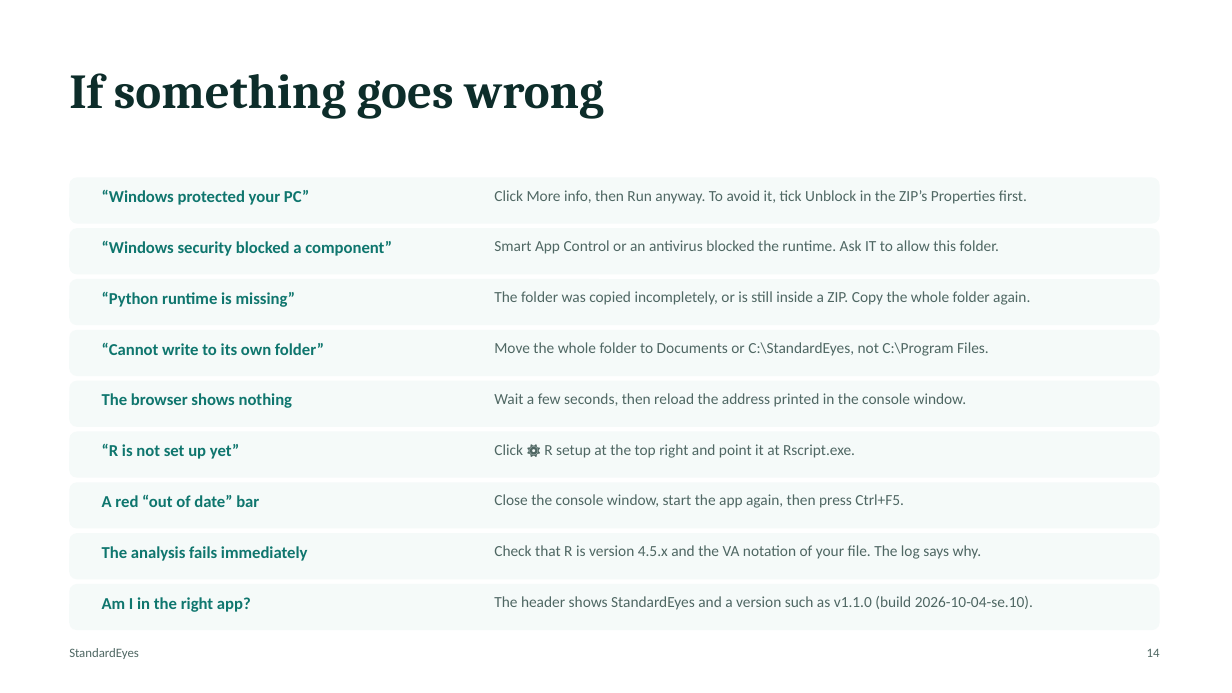
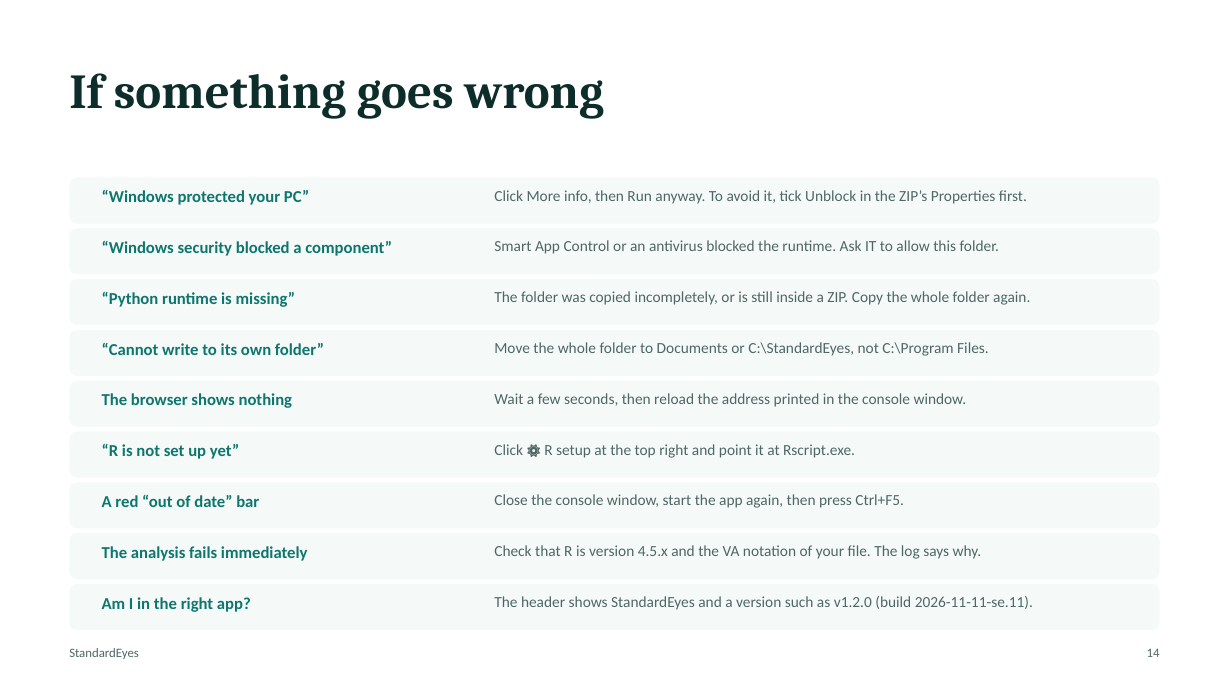
Before and after one commit to StandardEyes/standardeyes.github.io, a slide deck: slide 14 of User Manual - StandardEyes.pptx. Drawn at 1232x693 pixels with LibreOffice and Linux fonts; fonts in the diff are those of the drawing. Boxes give left, top, right and bottom in pixels: in the first picture for what was removed or moved away, otherwise in the second. Text is boxed around its words. In the diff, an @@ line names an element or a change of style, - is before the commit and + after.

```diff
--- a/User Manual - StandardEyes.pptx
+++ b/User Manual - StandardEyes.pptx
@@ text at (494, 596, 1033, 610): text changed @@
-The header shows StandardEyes and a version such as v1.1.0 (build 2026-10-04-se.10).
+The header shows StandardEyes and a version such as v1.2.0 (build 2026-11-11-se.11).
```
Also in this commit, not shown: 4 other slides changed, 42 other files.
